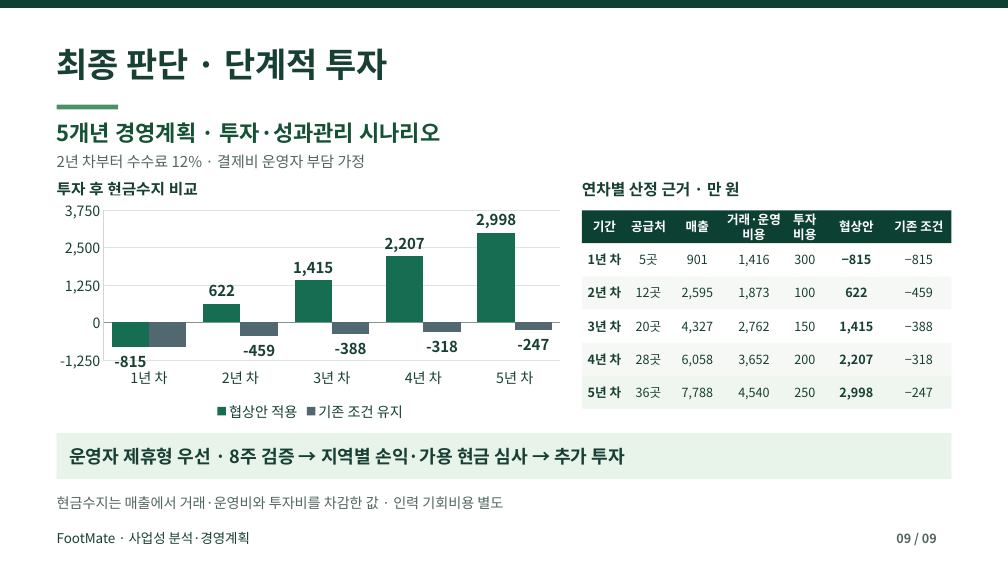
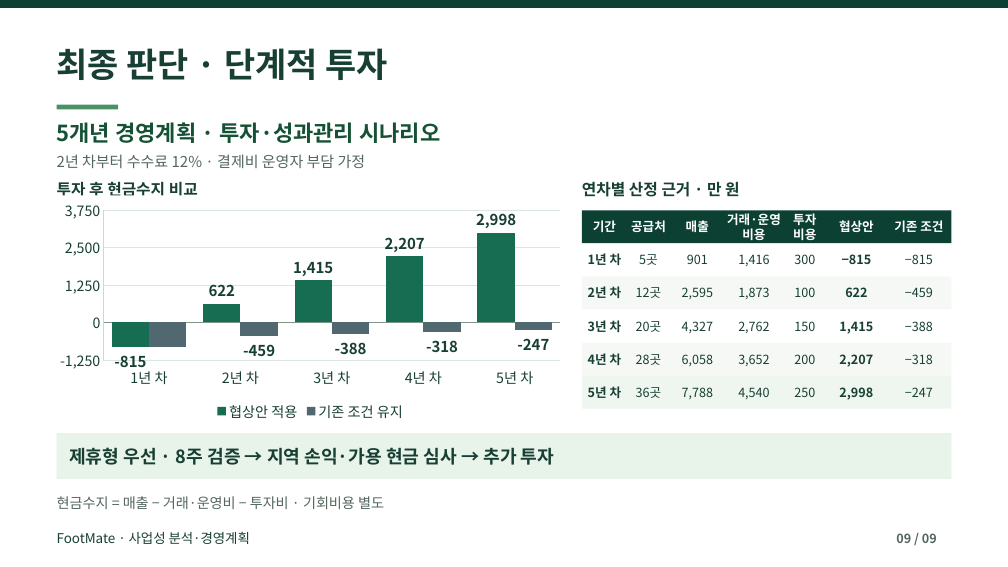
Before and after one commit to dohyunkimmm/footmate, a slide deck: slide 9 of src/case-study/downloads/footmate_report.pptx. Drawn at 1008x567 pixels with LibreOffice and Linux fonts; fonts in the diff are those of the drawing. Boxes give left, top, right and bottom in pixels: in the first picture for what was removed or moved away, otherwise in the second. Text is boxed around its words. In the diff, an @@ line names an element or a change of style, - is before the commit and + after.

```diff
--- a/src/case-study/downloads/footmate_report.pptx
+++ b/src/case-study/downloads/footmate_report.pptx
@@ text at (69,447,554,465): text changed @@
-운영자 제휴형 우선 · 8주 검증 → 지역별 손익·가용 현금 심사 → 추가 투자
+제휴형 우선 · 8주 검증 → 지역 손익·가용 현금 심사 → 추가 투자
@@ text at (57,496,384,509): text changed @@
-현금수지는 매출에서 거래·운영비와 투자비를 차감한 값 · 인력 기회비용 별도
+현금수지 = 매출 − 거래·운영비 − 투자비 · 기회비용 별도
```
Also in this commit, not shown: 3 other slides changed, 16 other files.
